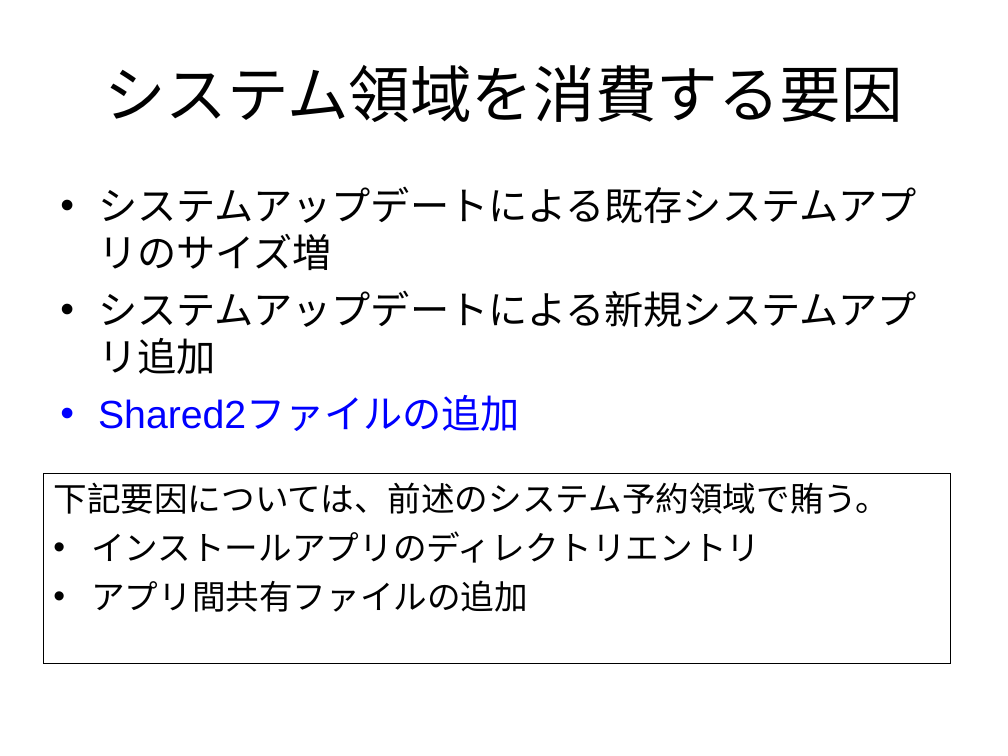
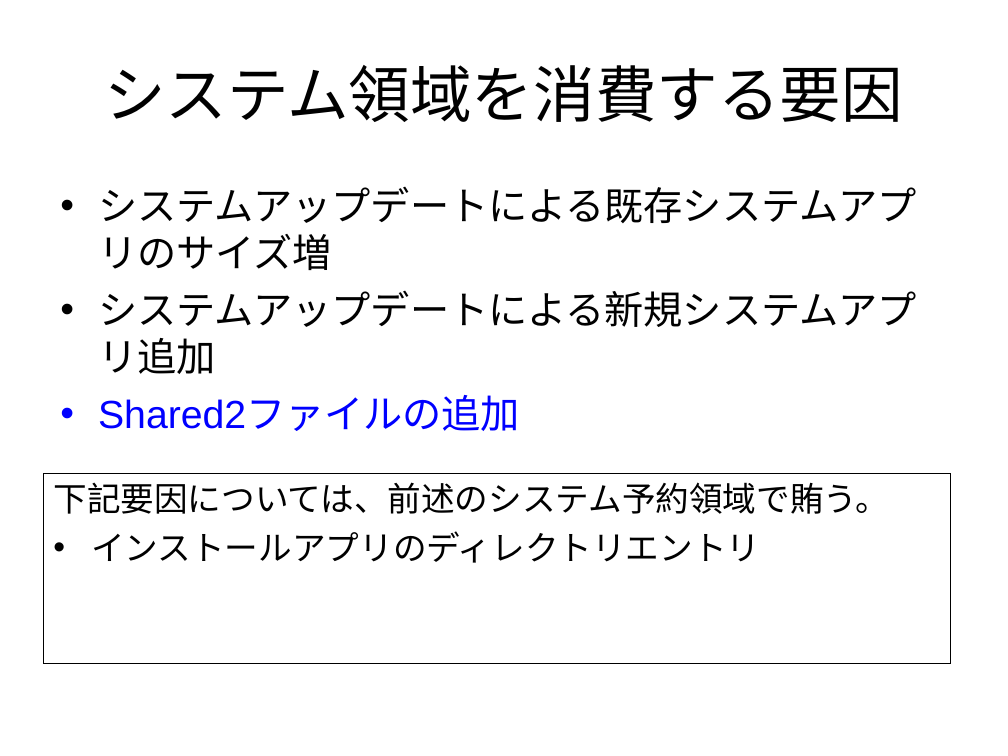
Before and after one commit to rvtr/TwlIPL, a slide deck: slide 8 of docs/NANDシステム領域.ppt. Drawn at 1008x756 pixels with LibreOffice and Linux fonts; fonts in the diff are those of the drawing. Boxes give left, top, right and bottom in pixels: in the first picture for what was removed or moved away, otherwise in the second. Text is boxed around its words. In the diff, an @@ line names an element or a change of style, - is before the commit and + after.

```diff
--- a/docs/NANDシステム領域.ppt
+++ b/docs/NANDシステム領域.ppt
@@ text in rectangle at (91,580,528,612): paragraph removed @@
-• アプリ間共有ファイルの追加
```
Also in this commit, not shown: 1 other slide changed.
